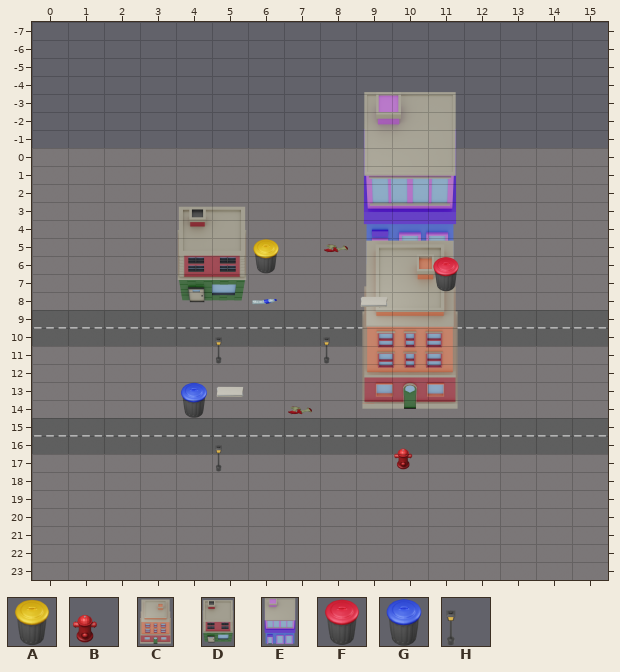
Tiled map -- packages/trashy_road/assets/tiles/map2.tmx. That is the earlier state.
Cells are 128x64 px. Shown: x 0..15, y -7..23.
Key: from "Tiles": A 3 "plastic_trash_can", B 10 "fire_hydrant", C 14 "building_3", D 16 "building_2", E 18 "building_4", F 35 "organic_trash_can", G 36 "paper_trash_can", H 40 "lamp_post".
Objects are placed by their top-left corner, in cells (3,4 is the top-left corner of cell 3,4); size is 1x1 cell unless given.
Layers that did not change in this view are not listed.
Objects on layer "Obstacles" before:
E "building_4" at 9,-3.1 size 3x10.1
D "building_2" at 4,3 size 2x6
H "lamp_post" at 5,10 size 1x2
H "lamp_post" at 8,10 size 1x2
C "building_3" at 9,4.9 size 3x10.1
H "lamp_post" at 5,16 size 1x2
B "fire_hydrant" at 10,16 size 1x2
Objects on layer "CoreItemsLayer" before:
A "trash_can_plastic_city" at 6,5 size 1x2
F "trash_can_organic_city" at 11,6 size 1x2
G "trash_can_paper_city" at 4,13 size 1x2
New version:
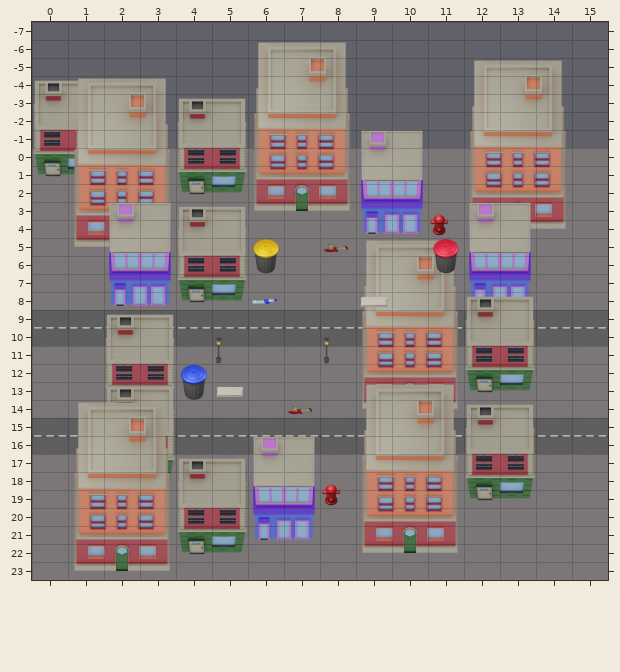
Diff:
Layer "Obstacles":
added: D "building_2" at 0,-4 size 2x6
added: D "building_2" at 4,-3 size 2x6
added: C "building_3" at 6,-6.1 size 3x10.1
added: C "building_3" at 12,-5.1 size 3x10.1
added: E "building_4" at 9,-1 size 2x6
added: B "fire_hydrant" at 11,3 size 1x2
added: C "building_3" at 1,-4.1 size 3x10.1
added: E "building_4" at 2,3 size 2x6
added: E "building_4" at 12,3 size 2x6
added: D "building_2" at 12,8 size 2x6
added: D "building_2" at 2,9 size 2x6
added: D "building_2" at 2,13 size 2x6
added: D "building_2" at 12,14 size 2x6
added: B "fire_hydrant" at 8,18 size 1x2
added: E "building_4" at 6,16 size 2x6
added: D "building_2" at 4,17 size 2x6
added: C "building_3" at 9,12.9 size 3x10.1
added: C "building_3" at 1,13.9 size 3x10.1
removed: E "building_4" at 9,-3.1 size 3x10.1
removed: H "lamp_post" at 5,16 size 1x2
Layer "CoreItemsLayer":
changed: F "trash_can_organic_city" at 11,6 size 1x2 -> F "trash_can_organic_city" at 11,5 size 1x2
changed: G "trash_can_paper_city" at 4,13 size 1x2 -> G "trash_can_paper_city" at 4,12 size 1x2
Boxes around the changes in both pictures, in picture pixels (x1, y1, x2, y2):
changed: (33, 42, 566, 571)
